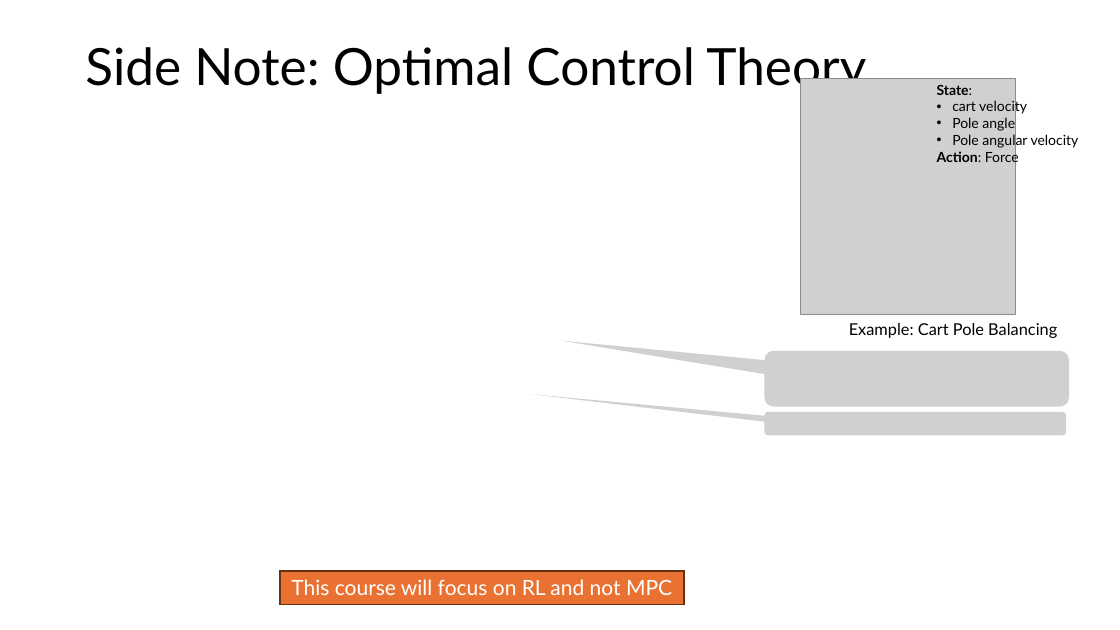
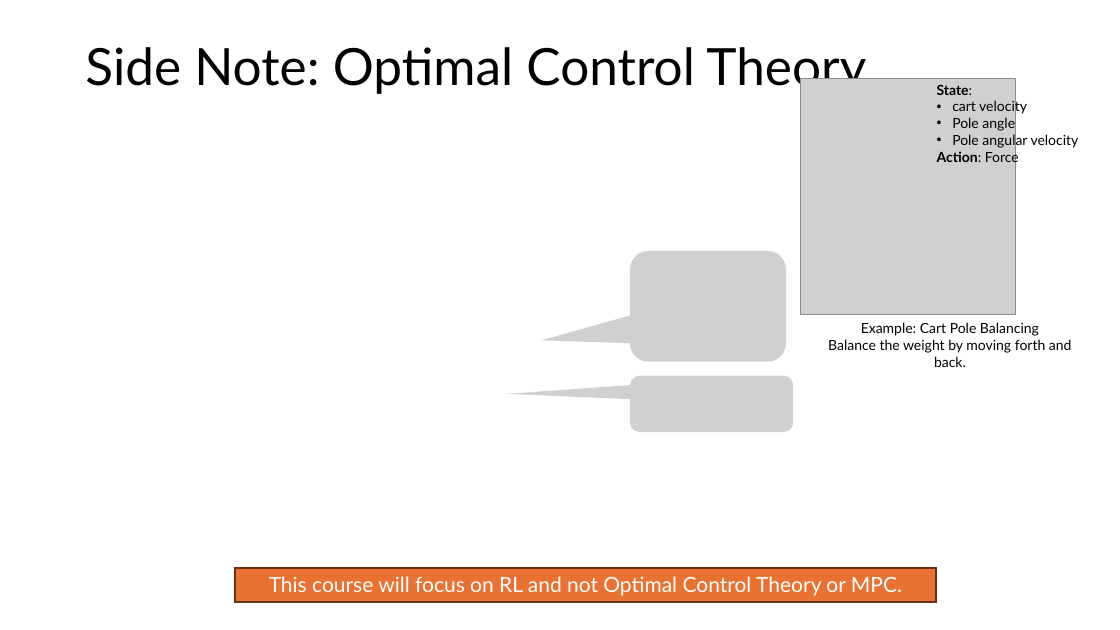
Before and after one commit to mhahsler/Introduction_to_Reinforcement_Learning, a slide deck: slide 33 of slides/Lecture_Chapter01.pptx (slide 34 before the commit). Drawn at 1120x630 pixels with LibreOffice and Linux fonts; fonts in the diff are those of the drawing; grey boxes stand for pictures. Boxes give left, top, right and bottom in pixels: in the first picture for what was removed or moved away, otherwise in the second. Text is boxed around its words. In the diff, an @@ line names an element or a change of style, - is before the commit and + after.

```diff
--- a/slides/Lecture_Chapter01.pptx
+++ b/slides/Lecture_Chapter01.pptx
@@ picture added at box(630, 251, 786, 362) @@
@@ text at box(828, 322, 1072, 367): text changed; size 14 to 12 pt @@
-Example: Cart Pole Balancing
+Example: Cart Pole Balancing
+Balance the weight by moving forth and back.
@@ picture removed at box(765, 351, 1070, 407) @@
@@ picture added at box(630, 376, 793, 432) @@
@@ picture removed at box(765, 412, 1066, 435) @@
@@ rectangle "This course will focus on ...": place and size @@
-rectangle "This course will focus on ..." at box(280, 571, 684, 604)
+rectangle "This course will focus on ..." at box(235, 568, 937, 602)
@@ text in rectangle at box(269, 576, 902, 596): text changed @@
-This course will focus on RL and not MPC
+This course will focus on RL and not Optimal Control Theory or MPC.
```
Also in this commit, not shown: 8 other slides changed, 1 slide added, 2 slides removed, 21 other files.
